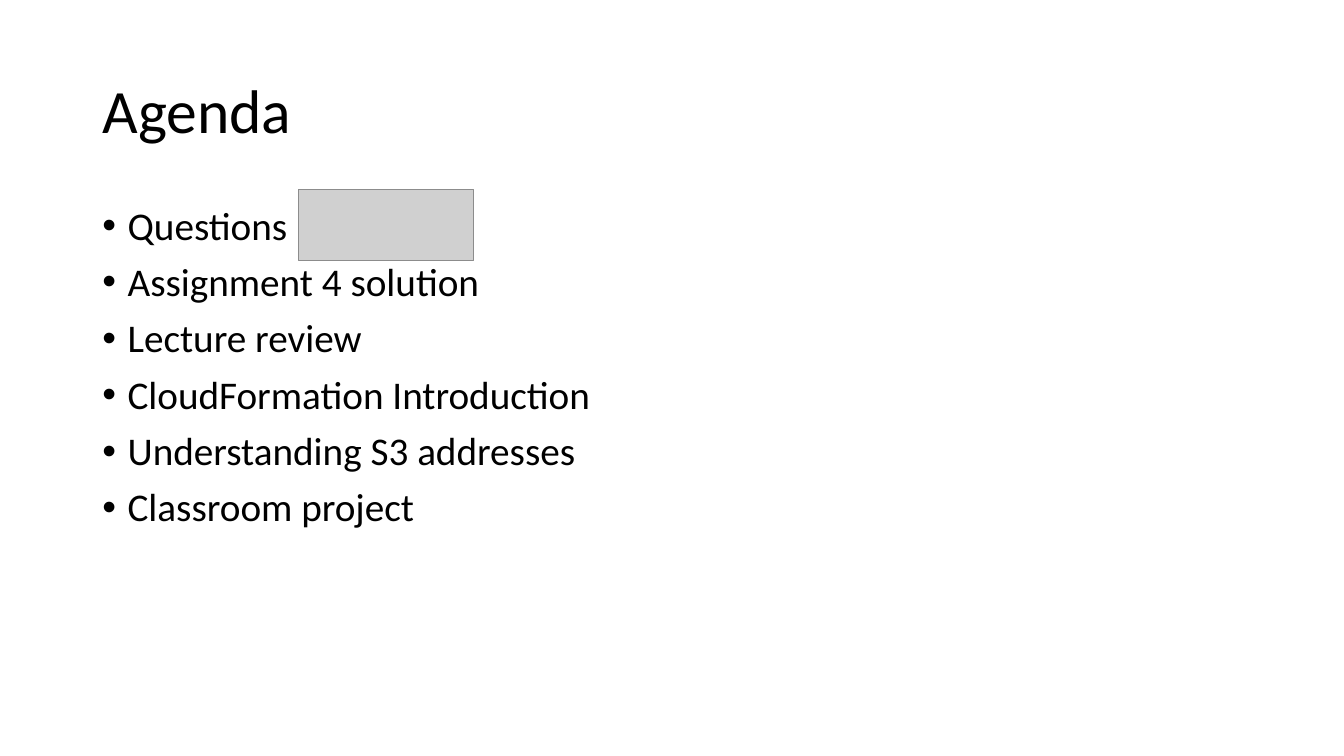
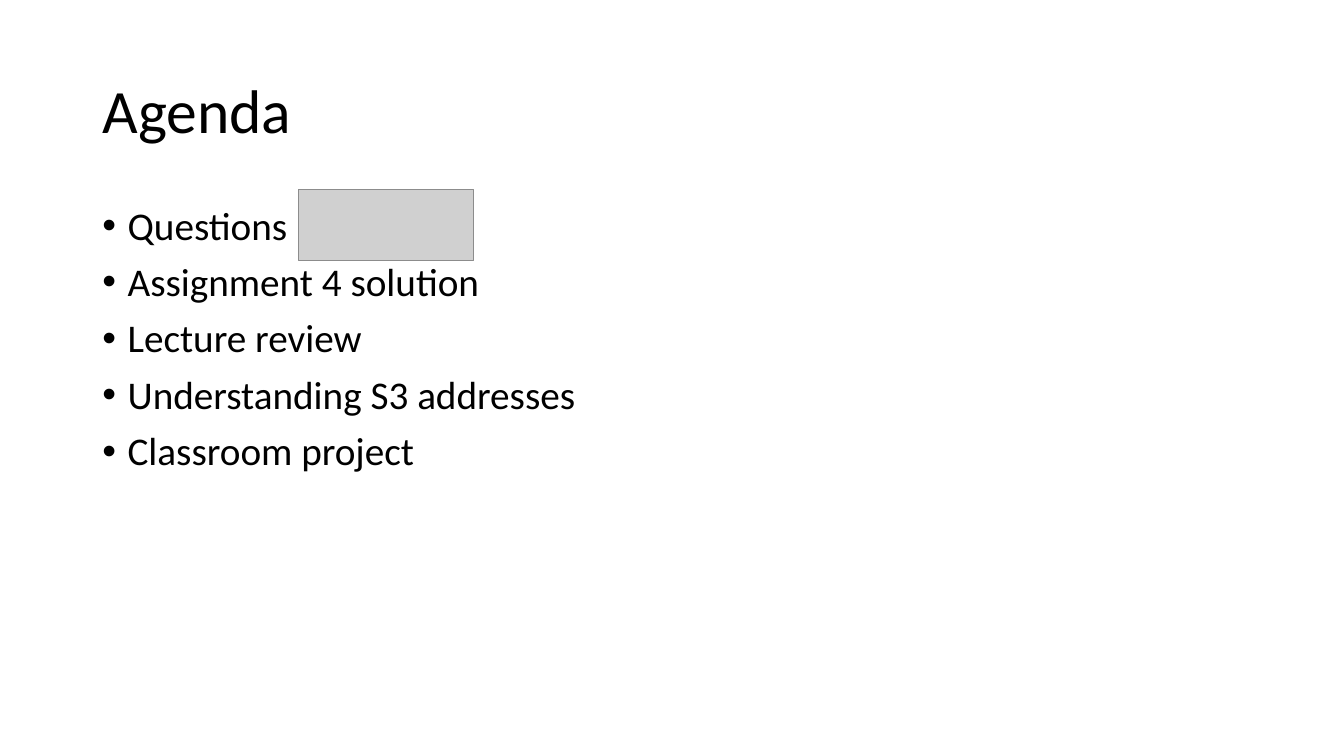
Before and after one commit to jasondbaker/infrastructure-class, a slide deck: slide 2 of review/lecture-review-week-5.pptx. Drawn at 1344x756 pixels with LibreOffice and Linux fonts; fonts in the diff are those of the drawing; grey boxes stand for pictures. Boxes give left, top, right and bottom in pixels: in the first picture for what was removed or moved away, otherwise in the second. Text is boxed around its words. In the diff, an @@ line names an element or a change of style, - is before the commit and + after.

```diff
--- a/review/lecture-review-week-5.pptx
+++ b/review/lecture-review-week-5.pptx
@@ text at [128,381,589,410]: paragraph removed @@
-• CloudFormation Introduction
```
Also in this commit, not shown: 1 other slide changed, 1 slide removed.
